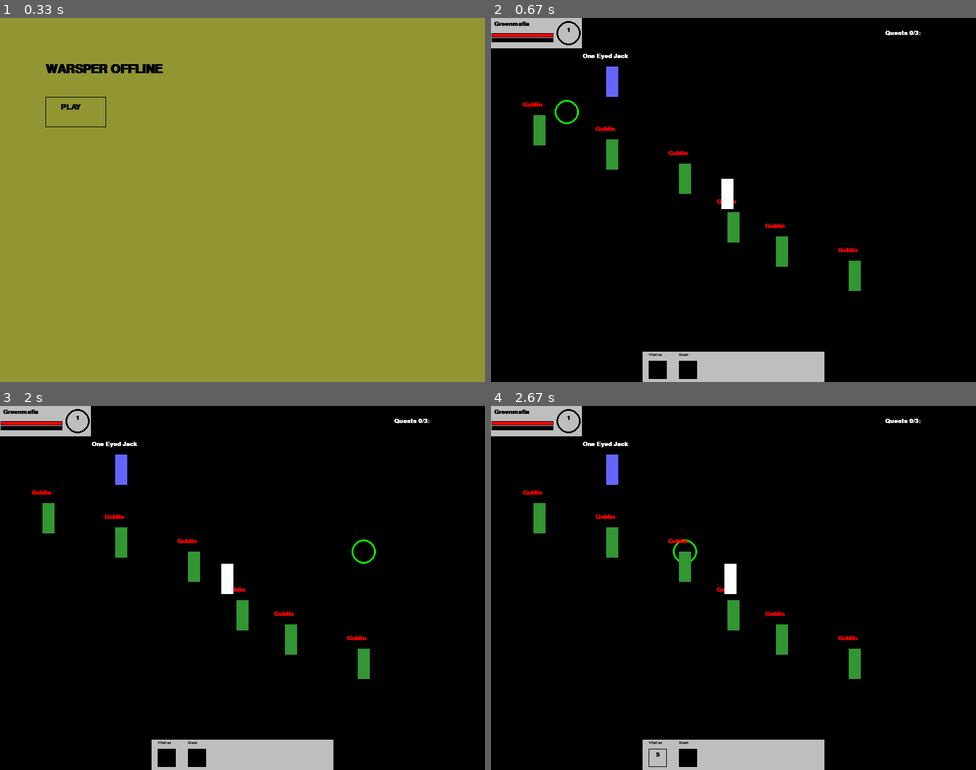
Above: before the commit, frames 1-4 (two rows, left to right).
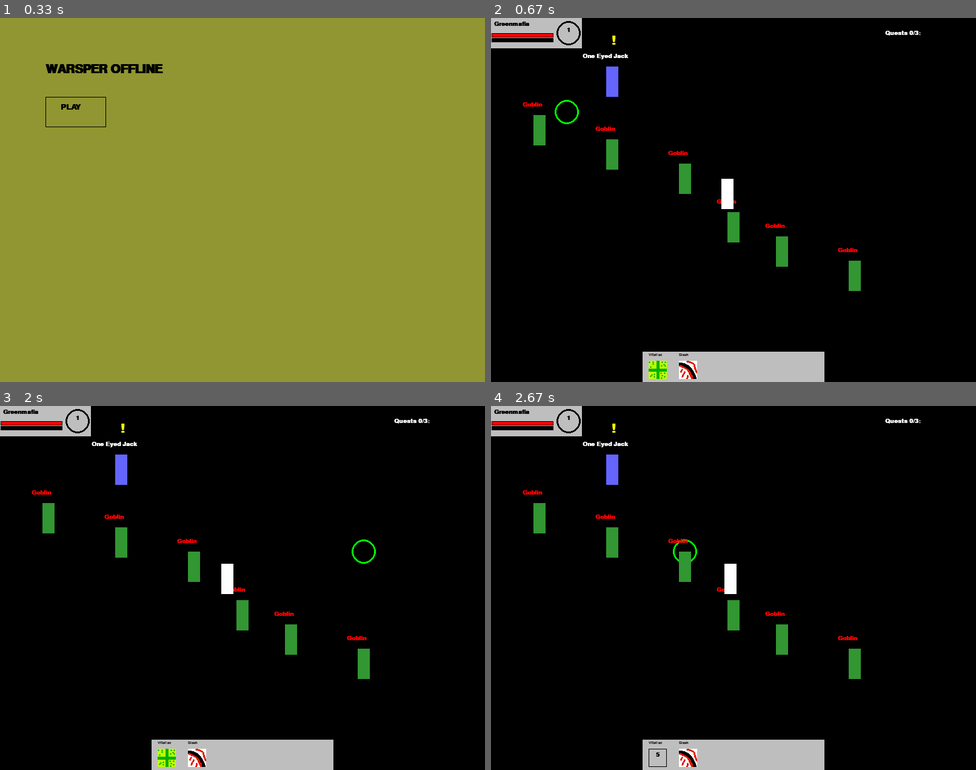
Above: after the commit, the same moments.

Repository: Lauri-Iivarinen/Pygame-WarspearOffline
Game: pygame game, started from main.py
The game is run twice, just before and just after one commit, with the same random seed, the same clock (stepped at 60 frames per second) and the same inputs.
Inputs (mouse positions are in pixels of both pictures, inside the frame that each line leads up to):
- Up to frame 1 (0.33 s): no input
- Up to frame 2 (0.67 s): press the mouse at (568, 112) at 0.37 s; move the mouse to (704, 152) at 0.47 s; release the mouse at (845, 192) at 0.6 s
- Up to frame 3 (2 s): press the mouse at (77, 500) at 1.7 s; move the mouse to (223, 529) at 1.8 s; release the mouse at (368, 555) at 1.93 s
- Up to frame 4 (2.67 s): tap 1 at 2 s; press the mouse at (568, 500) at 2.37 s; move the mouse to (626, 529) at 2.47 s; release the mouse at (689, 558) at 2.6 s

Frame 1 is identical in both runs. In frame 2, 0.3% of the frame differs, in the area x 25-43%, y 4-100%; in frame 3, 0.3%; in frame 4, 0.2%.

Commit message:
map changes if player crosses border, abilities have icons

Diff:
--- a/classes/Drawing.py
+++ b/classes/Drawing.py
@@ -39,7 +39,19 @@
         x -= length*3
         return (x,y)
 
-    def draw_mobs(self):
+    def get_quest_icon(self, mob: Mob, player: Player) -> str:
+        quests = self.get_completed_quests(mob, player)
+        if len(quests) > 0:
+            return "?"
+        elif mob.is_aivailable_quests(player.level):
+            return "!"
+        return ""
+
+    def get_quest_icon_pos(self, pos, icon):
+        if icon == '!': return pos-2
+        else: return pos-4
+
+    def draw_mobs(self, player: Player):
         for mob in self.map.mobs:
             if mob.alive:
                 npc_name = self.FONT.render(mob.name, 1, mob.name_color)
@@ -48,6 +60,10 @@
                 npc = pygame.Rect(npc_pos[0]-10, npc_pos[1], self.PLAYER_WDTH, self.PLAYER_HGHT)
                 self.WINDOW.blit(npc_name, npc_name_pos)
                 pygame.draw.rect(self.WINDOW, mob.color, npc)
+                if not mob.hostile:
+                    icon = self.get_quest_icon(mob, player)
+                    quest_icon = self.LARGEFONT.render(icon, 1, 'yellow')
+                    self.WINDOW.blit(quest_icon, (self.get_quest_icon_pos(npc_pos[0], icon), npc_name_pos[1]-30))
             else:
                 npc_pos = self.roundCursorPos((mob.x, mob.y))
                 npc = pygame.Rect(npc_pos[0]-10, npc_pos[1]+self.PLAYER_WDTH, self.PLAYER_HGHT, self.PLAYER_WDTH)
@@ -95,8 +111,10 @@
         for ability in abilities:
             name = self.SMALLFONT.render(ability.name, 1, 'black')
             if ability.usable:
+                img = pygame.image.load(f'assets/icons/{ability.name}.png')
                 icon = pygame.Rect(x,y,30,30)#Replace with icon
                 pygame.draw.rect(self.WINDOW, (0,0,0) , icon)
+                self.WINDOW.blit(img, (x,y))
             else:
                 cd = self.FONT.render(f'{ability.cooldown_remaining}', 1, 'black')
                 icon = pygame.Rect(x,y,30,30)
@@ -256,7 +274,7 @@
         self.WINDOW.fill('black')
         if not speaking:
             pygame.draw.circle(self.WINDOW, cursor_color, cursor, self.CURSOR_SIZE, self.CURSOR_THICKNESS) #Cursor
-        self.draw_mobs()
+        self.draw_mobs(player_info)
         self.draw_UI(player_info)
         if active_target:
             self.draw_target_UI(active_target)
--- a/classes/Map_room.py
+++ b/classes/Map_room.py
@@ -11,6 +11,12 @@
         'w': 2,
         's': 0,
         'e': 0
+    },
+    '2': {
+        'n': 0,
+        'w': 0,
+        's': 0,
+        'e': 1
     }
 }
 
@@ -21,18 +27,36 @@
         ['X', 'X', 'X', 'X', 'O', 'O', 'O', 'O', 'O', 'O', 'O', 'O', 'O', 'O', 'O', 'O', 'O', 'O', 'O', 'O', 'X'],
         ['X', 'X', 'X', 'O', 'O', 'O', 'O', 'O', 'O', 'O', 'O', 'O', 'O', 'O', 'O', 'O', 'O', 'O', 'O', 'O', 'X'],
         ['X', 'X', 'O', 'O', 'O', 'O', 'O', 'O', 'O', 'O', 'O', 'O', 'O', 'O', 'O', 'O', 'O', 'O', 'O', 'O', 'X'],
-        ['X', 'O', 'O', 'O', 'O', 'O', 'O', 'O', 'O', 'O', 'O', 'O', 'O', 'O', 'O', 'O', 'O', 'O', 'O', 'O', 'X'],
-        ['X', 'O', 'O', 'O', 'O', 'O', 'O', 'O', 'O', 'O', 'O', 'O', 'O', 'O', 'O', 'O', 'O', 'O', 'O', 'O', 'X'],
-        ['X', 'O', 'O', 'O', 'O', 'O', 'O', 'O', 'O', 'O', 'O', 'O', 'O', 'O', 'O', 'O', 'O', 'O', 'O', 'O', 'X'],
-        ['X', 'O', 'O', 'O', 'O', 'O', 'O', 'O', 'O', 'O', 'O', 'O', 'O', 'O', 'O', 'O', 'O', 'O', 'O', 'O', 'X'],
-        ['X', 'O', 'O', 'O', 'O', 'O', 'O', 'O', 'O', 'O', 'O', 'O', 'O', 'O', 'O', 'O', 'O', 'O', 'O', 'O', 'X'],
-        ['X', 'O', 'O', 'O', 'O', 'O', 'O', 'O', 'O', 'O', 'O', 'O', 'O', 'O', 'O', 'O', 'O', 'O', 'O', 'O', 'X'],
+        ['O', 'O', 'O', 'O', 'O', 'O', 'O', 'O', 'O', 'O', 'O', 'O', 'O', 'O', 'O', 'O', 'O', 'O', 'O', 'O', 'X'],
+        ['O', 'O', 'O', 'O', 'O', 'O', 'O', 'O', 'O', 'O', 'O', 'O', 'O', 'O', 'O', 'O', 'O', 'O', 'O', 'O', 'X'],
+        ['O', 'O', 'O', 'O', 'O', 'O', 'O', 'O', 'O', 'O', 'O', 'O', 'O', 'O', 'O', 'O', 'O', 'O', 'O', 'O', 'X'],
+        ['O', 'O', 'O', 'O', 'O', 'O', 'O', 'O', 'O', 'O', 'O', 'O', 'O', 'O', 'O', 'O', 'O', 'O', 'O', 'O', 'X'],
+        ['O', 'O', 'O', 'O', 'O', 'O', 'O', 'O', 'O', 'O', 'O', 'O', 'O', 'O', 'O', 'O', 'O', 'O', 'O', 'O', 'X'],
+        ['O', 'O', 'O', 'O', 'O', 'O', 'O', 'O', 'O', 'O', 'O', 'O', 'O', 'O', 'O', 'O', 'O', 'O', 'O', 'O', 'X'],
         ['X', 'O', 'O', 'O', 'O', 'O', 'O', 'O', 'O', 'O', 'O', 'O', 'O', 'O', 'O', 'O', 'O', 'O', 'O', 'O', 'X'],
         ['X', 'O', 'O', 'O', 'O', 'O', 'O', 'O', 'O', 'O', 'O', 'O', 'O', 'O', 'O', 'O', 'O', 'O', 'O', 'O', 'X'],
         ['X', 'X', 'X', 'O', 'O', 'O', 'O', 'O', 'O', 'O', 'O', 'O', 'O', 'O', 'O', 'O', 'O', 'O', 'O', 'O', 'X'],
         ['X', 'X', 'X', 'X', 'X', 'X', 'X', 'X', 'X', 'X', 'X', 'X', 'X', 'X', 'X', 'X', 'X', 'X', 'X', 'X', 'X'],
         ['X', 'X', 'X', 'X', 'X', 'X', 'X', 'X', 'X', 'X', 'X', 'X', 'X', 'X', 'X', 'X', 'X', 'X', 'X', 'X', 'X'],
-]
+        ],
+    '2':[
+        ['X', 'X', 'X', 'X', 'X', 'X', 'X', 'X', 'X', 'X', 'X', 'X', 'X', 'X', 'X', 'X', 'X', 'X', 'X', 'X', 'X'],
+        ['X', 'X', 'X', 'X', 'X', 'O', 'O', 'O', 'O', 'O', 'O', 'O', 'O', 'O', 'O', 'O', 'O', 'O', 'O', 'O', 'X'],
+        ['X', 'X', 'X', 'X', 'O', 'O', 'O', 'O', 'O', 'O', 'O', 'O', 'O', 'O', 'O', 'O', 'O', 'O', 'O', 'O', 'X'],
+        ['X', 'X', 'X', 'O', 'O', 'O', 'O', 'O', 'O', 'O', 'O', 'O', 'O', 'O', 'O', 'O', 'O', 'O', 'O', 'O', 'X'],
+        ['X', 'X', 'O', 'O', 'O', 'O', 'O', 'O', 'O', 'O', 'O', 'O', 'O', 'O', 'O', 'O', 'O', 'O', 'O', 'O', 'X'],
+        ['X', 'O', 'O', 'O', 'O', 'O', 'O', 'O', 'O', 'O', 'O', 'O', 'O', 'O', 'O', 'O', 'O', 'O', 'O', 'O', 'O'],
+        ['X', 'O', 'O', 'O', 'O', 'O', 'O', 'O', 'O', 'O', 'O', 'O', 'O', 'O', 'O', 'O', 'O', 'O', 'O', 'O', 'O'],
+        ['X', 'O', 'O', 'O', 'O', 'O', 'O', 'O', 'O', 'O', 'O', 'O', 'O', 'O', 'O', 'O', 'O', 'O', 'O', 'O', 'O'],
+        ['X', 'O', 'O', 'O', 'O', 'O', 'O', 'O', 'O', 'O', 'O', 'O', 'O', 'O', 'O', 'O', 'O', 'O', 'O', 'O', 'O'],
+        ['X', 'O', 'O', 'O', 'O', 'O', 'O', 'O', 'O', 'O', 'O', 'O', 'O', 'O', 'O', 'O', 'O', 'O', 'O', 'O', 'O'],
+        ['X', 'O', 'O', 'O', 'O', 'O', 'O', 'O', 'O', 'O', 'O', 'O', 'O', 'O', 'O', 'O', 'O', 'O', 'O', 'O', 'O'],
+        ['X', 'O', 'O', 'O', 'O', 'O', 'O', 'O', 'O', 'O', 'O', 'O', 'O', 'O', 'O', 'O', 'O', 'O', 'O', 'O', 'X'],
+        ['X', 'O', 'O', 'O', 'O', 'O', 'O', 'O', 'O', 'O', 'O', 'O', 'O', 'O', 'O', 'O', 'O', 'O', 'O', 'O', 'X'],
+        ['X', 'X', 'X', 'O', 'O', 'O', 'O', 'O', 'O', 'O', 'O', 'O', 'O', 'O', 'O', 'O', 'O', 'O', 'O', 'O', 'X'],
+        ['X', 'X', 'X', 'X', 'X', 'X', 'X', 'X', 'X', 'X', 'X', 'X', 'X', 'X', 'X', 'X', 'X', 'X', 'X', 'X', 'X'],
+        ['X', 'X', 'X', 'X', 'X', 'X', 'X', 'X', 'X', 'X', 'X', 'X', 'X', 'X', 'X', 'X', 'X', 'X', 'X', 'X', 'X'],
+        ],
 }
 
 quests = {
@@ -51,6 +75,10 @@
         Mob(True, 80, 80,' Goblin', 35, [], round_coord(300), round_coord(250), (50,150,50)),
         Mob(True, 80, 80,' Goblin', 35, [], round_coord(200), round_coord(200), (50,150,50)),
         Mob(True, 80, 80,' Goblin', 35, [], round_coord(100), round_coord(150), (50,150,50)),
+    ],
+    '2':[
+        Mob(True, 80, 80,' Goblin', 35, [], round_coord(200), round_coord(200), (50,150,50)),
+        Mob(True, 80, 80,' Goblin', 35, [], round_coord(100), round_coord(150), (50,150,50))
     ]
 }
 
@@ -77,6 +105,24 @@
 
         return map
 
+    def enter_new_map(self, x:int, y:int):
+        num = 0
+        if x<=40:
+            num = self.connected['w']
+        elif x>=760:
+            num = self.connected['e']
+        elif y<=40:
+            num = self.connected['n']
+        else:
+            num = self.connected['s']
+
+        if num != 0:
+            self.map = self.get_map(num)
+            self.mobs = getMobs(num)
+            self.connected = connected[f'{num}']
+            self.map_num = num
+        pass
+
     def print_map(self):
         for i in self.map:
             string = ''
@@ -92,4 +138,4 @@
         self.map = self.get_map(mapNum)
         self.mobs = getMobs(mapNum)
         self.connected = connected[f'{mapNum}']
-        #self.editMap()
+        self.map_num = mapNum
--- a/classes/Mob.py
+++ b/classes/Mob.py
@@ -4,6 +4,12 @@
         if hostile:
             return 'red'
         return 'white'
+
+    def is_aivailable_quests(self, player_lvl):
+        for quest in self.quests:
+            if quest.lvl_requirement <= player_lvl:
+                return True
+        return False
 
     def die(self):
         self.damage = 0
--- a/main.py
+++ b/main.py
@@ -128,6 +128,22 @@
 
     return False
 
+def check_map_change(player):
+    grid = map_grid_pos((player.x, player.y))
+    if grid[0] == 0:
+        current_map.enter_new_map(player.x, player.y)
+        return ('x', 790)
+    elif grid[0] == 20:
+        current_map.enter_new_map(player.x, player.y)
+        return ('x', 10)
+    elif grid[1] == -1:
+        current_map.enter_new_map(player.x, player.y)
+        return ('y', 590)
+    elif grid[1] == 14:
+        current_map.enter_new_map(player.x, player.y)
+        return ('y', 10)
+    return False
+
 def main():
     tick = 0 #Framerate tick
     #Player movement
@@ -144,6 +160,7 @@
     active_target = False
     r_click = False
     speaking = False
+    old_map = True
 
     #Abilioties
     gcd_ok = True
@@ -158,7 +175,7 @@
 
     # main loop that keeps the game running
     while checkGameClose():
-        if not in_menu and not speaking:
+        if not in_menu and not speaking: #Basic display open
             mouse = pygame.mouse.get_pressed()
             if mouse[0] and menu_closed: #Left click moves player
                 cursor = roundCursorPos(pygame.mouse.get_pos())
@@ -166,6 +183,7 @@
                     cursor_color = green
                     mouse_coords = cursor
                     r_click = False
+                    old_map = True
                     if destination_X != mouse_coords[0]:
                         destination_X = mouse_coords[0]
                         distance_X = getDistance(player.x, destination_X, True)
@@ -185,6 +203,7 @@
                     cursor_color = green
                     mouse_coords = cursor
                     r_click = True
+                    old_map = True
                     if destination_X != mouse_coords[0]:
                         destination_X = mouse_coords[0]
                         distance_X = getDistance(player.x, destination_X, True)
@@ -212,6 +231,15 @@
                 tick = 0
                 menu_closed = True
                 player_info.reduce_cooldowns()
+                #print(distance_X, distance_Y)
+                if distance_X <= 5 and distance_Y <= 5 and old_map:
+                    coords = check_map_change(player)
+                    if coords:
+                        old_map = False
+                        if coords[0] == 'x':
+                            player.x = coords[1]
+                        elif coords[0] == 'y':
+                            player.y = coords[1]
                 if active_target:
                     speaking = do_interact(active_target, player, player_info)
                 if useHeal:
@@ -228,7 +256,7 @@
             drawing.clear_opened_quest()
             clock.tick(30)#framerate
             drawing.draw(player, cursor, cursor_color, player_info, active_target, speaking) #Draw current frame
-        elif not in_menu:#Talking
+        elif not in_menu:#Talking to and npc
             mouse = pygame.mouse.get_pressed()
             if mouse[0]:
                 cursor = pygame.mouse.get_pos()
@@ -238,8 +266,7 @@
                     cursor=(-60,-60)
             clock.tick(30)#framerate
             drawing.draw(player, cursor, cursor_color, player_info, active_target, speaking)
-        else:
-            #75, 130, 100, 50
+        else: #Main menu and game not started yet
             mouse = pygame.mouse.get_pressed()
             if mouse[0]: #Left click moves player
                 cursor = pygame.mouse.get_pos()
Binary file added: assets/icons/Slash.png
Binary file added: assets/icons/Vitalize.png
Empty file removed: util/draw.py
Not shown, added: .DS_Store
Not shown, added: assets/.DS_Store
Not shown, added: assets/icons/.DS_Store
